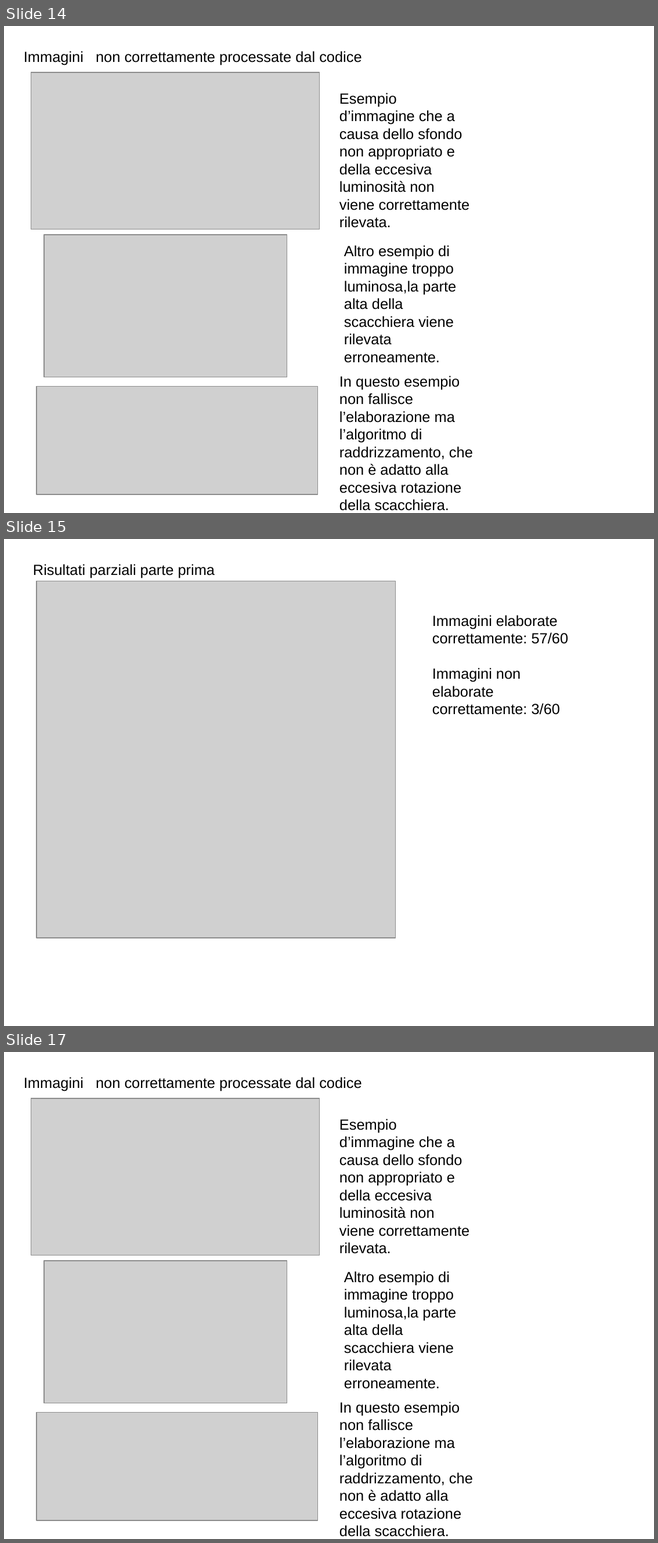
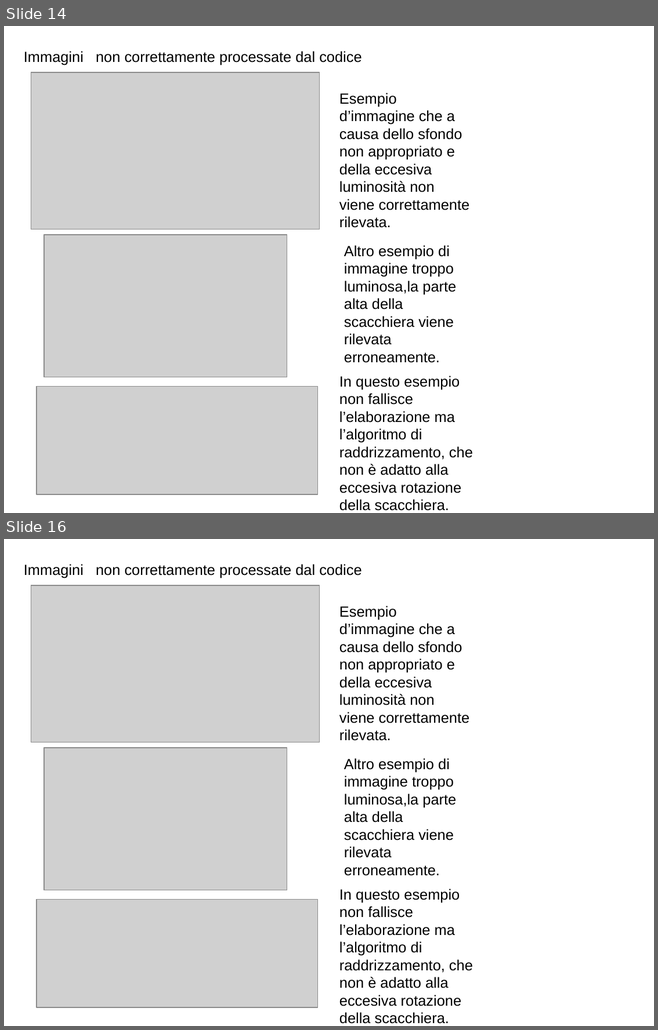
Before and after one commit to pietroparini2/chessProject, a slide deck: relazioneProgettoEI/presentazione.odp. Shown one above the other, each under a label of ours: slides 14, 15 and 17 before the commit, slides 14 and 16 after it; the slides between them are not shown. The pictures are 658x1543 and 658x1030 pixels, drawn with LibreOffice and Linux fonts; fonts in the diff are those of the drawing; grey boxes stand for pictures. Boxes give left, top, right and bottom in pixels: in the first picture for what was removed or moved away, otherwise in the second. Text is boxed around its words. In the diff, an @@ line names an element or a change of style, - is before the commit and + after.

```diff
--- a/relazioneProgettoEI/presentazione.odp
+++ b/relazioneProgettoEI/presentazione.odp
@@ slide 15 removed at [4, 539, 654, 1026], background #FFFFFF @@
@@ text removed at [33, 564, 215, 578] @@
-Risultati parziali parte prima
@@ picture removed at [36, 581, 396, 938] @@
@@ text removed at [432, 615, 568, 715] @@
-Immagini elaborate correttamente: 57/60
-Immagini non elaborate correttamente: 3/60
@@ what was slide 17 is now slide 16 @@
```
Also in this commit, not shown: 6 slides changed, 2 slides added, 2 other slides removed, 6 other files.
